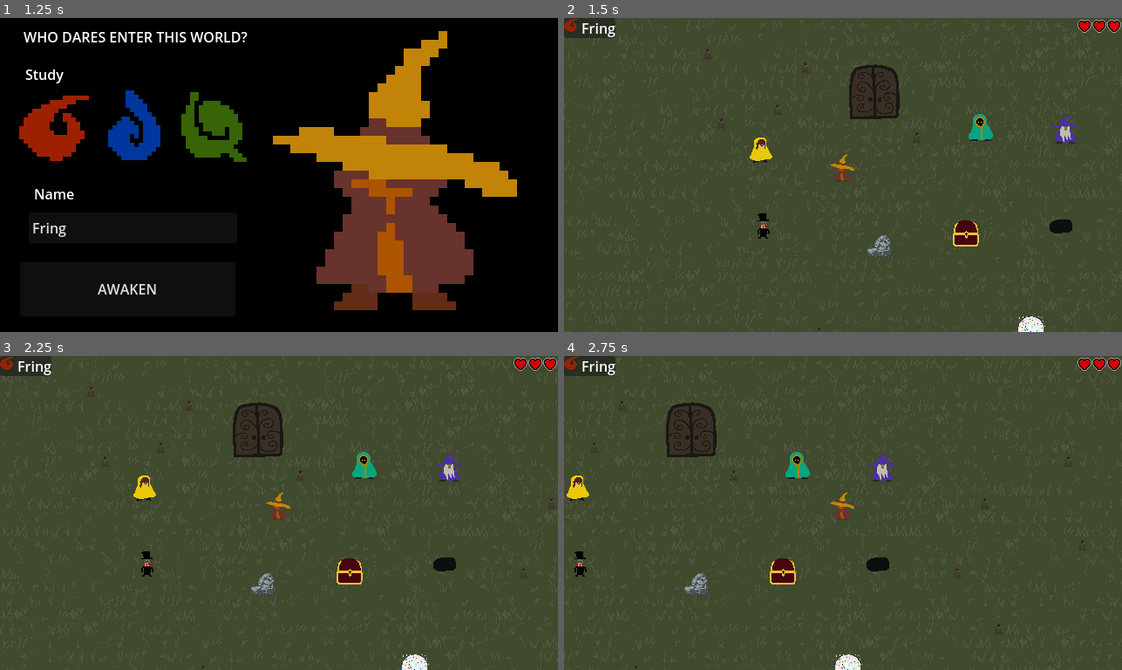
Above: before the commit, frames 1-4 (two rows, left to right).
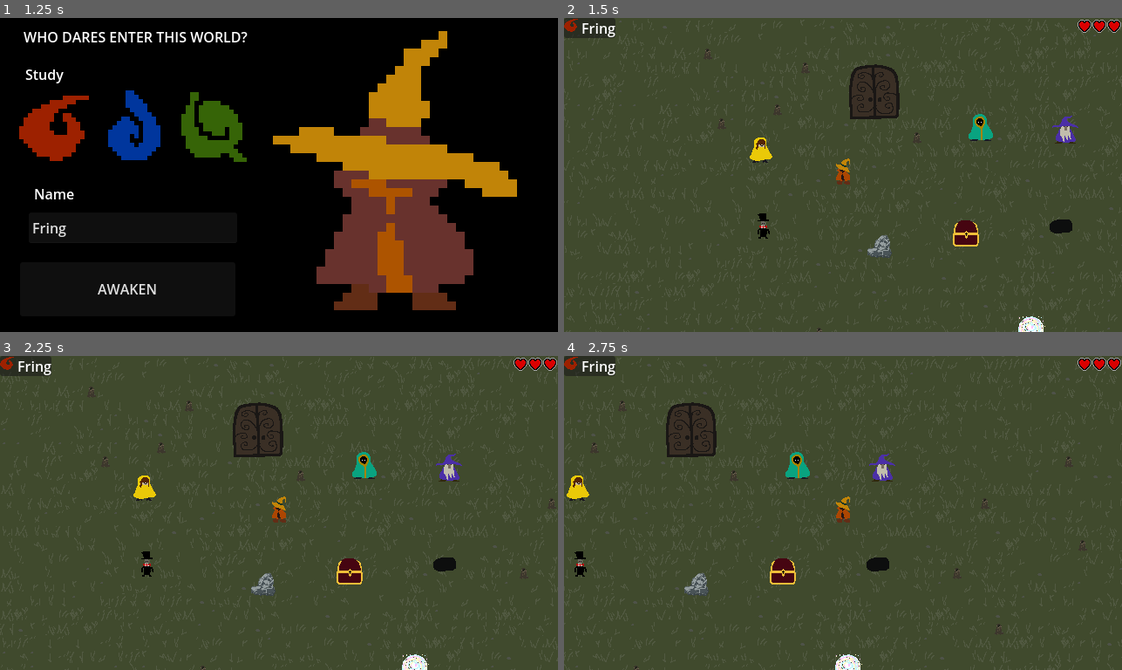
Above: after the commit, the same moments.

Repository: goshdarnheck/witchy-woods
Game: Godot game, scene res://main.tscn
Two runs of this game, one before a commit and one after it. Both use one fixed random seed, a clock stepped at 60 frames per second and the inputs below.
Inputs:
- Up to frame 1 (1.25 s): click "New Game" at 0.5 s
- Up to frame 2 (1.5 s): click "AWAKEN" at 1.25 s
- Up to frame 3 (2.25 s): tap Enter at 2 s; hold D (right) from 2.03 s (still down); tap Space (action) at 2.1 s
- Up to frame 4 (2.75 s): keep holding D (right)

Frame 1 is identical in both runs. In frame 2, 0.2% of the frame differs, in the area x 47-53%, y 43-54%; in frame 3, 0.2%; in frame 4, 0.2%.

Commit message:
Remove player sprite

Diff:
--- a/player/player.gd
+++ b/player/player.gd
@@ -4,7 +4,9 @@
 var player = true;
 
 func _ready():
-	$Sprite.texture = load("res://textures/" + Manager.character.study + "-player.png");
+	$cloakSprite.texture  = Manager.equipment.equipped.cloak.sprite;
+	$hatSprite.texture  = Manager.equipment.equipped.hat.sprite;
+	$bootsSprite.texture  = Manager.equipment.equipped.boots.sprite;
 
 func _process(delta):
 	pass
--- a/player/player.tscn
+++ b/player/player.tscn
@@ -1,6 +1,5 @@
-[gd_scene load_steps=4 format=3 uid="uid://ckvcpye2acg7t"]
+[gd_scene load_steps=3 format=3 uid="uid://ckvcpye2acg7t"]
 
-[ext_resource type="Texture2D" uid="uid://b3ddg5xyw6qnr" path="res://textures/fire-player.png" id="1_c5rpm"]
 [ext_resource type="Script" path="res://player/player.gd" id="1_sbrfo"]
 
 [sub_resource type="CircleShape2D" id="CircleShape2D_rnwgw"]
@@ -9,13 +8,18 @@
 [node name="Player" type="CharacterBody2D"]
 script = ExtResource("1_sbrfo")
 
-[node name="Sprite" type="Sprite2D" parent="."]
-y_sort_enabled = true
-texture_filter = 1
-position = Vector2(0, -8)
-texture = ExtResource("1_c5rpm")
-
 [node name="Camera2D" type="Camera2D" parent="."]
 
 [node name="CollisionShape2D" type="CollisionShape2D" parent="."]
 shape = SubResource("CircleShape2D_rnwgw")
+
+[node name="bootsSprite" type="Sprite2D" parent="."]
+texture_filter = 1
+position = Vector2(0, 5)
+
+[node name="cloakSprite" type="Sprite2D" parent="."]
+texture_filter = 1
+
+[node name="hatSprite" type="Sprite2D" parent="."]
+texture_filter = 1
+position = Vector2(0, -11)
